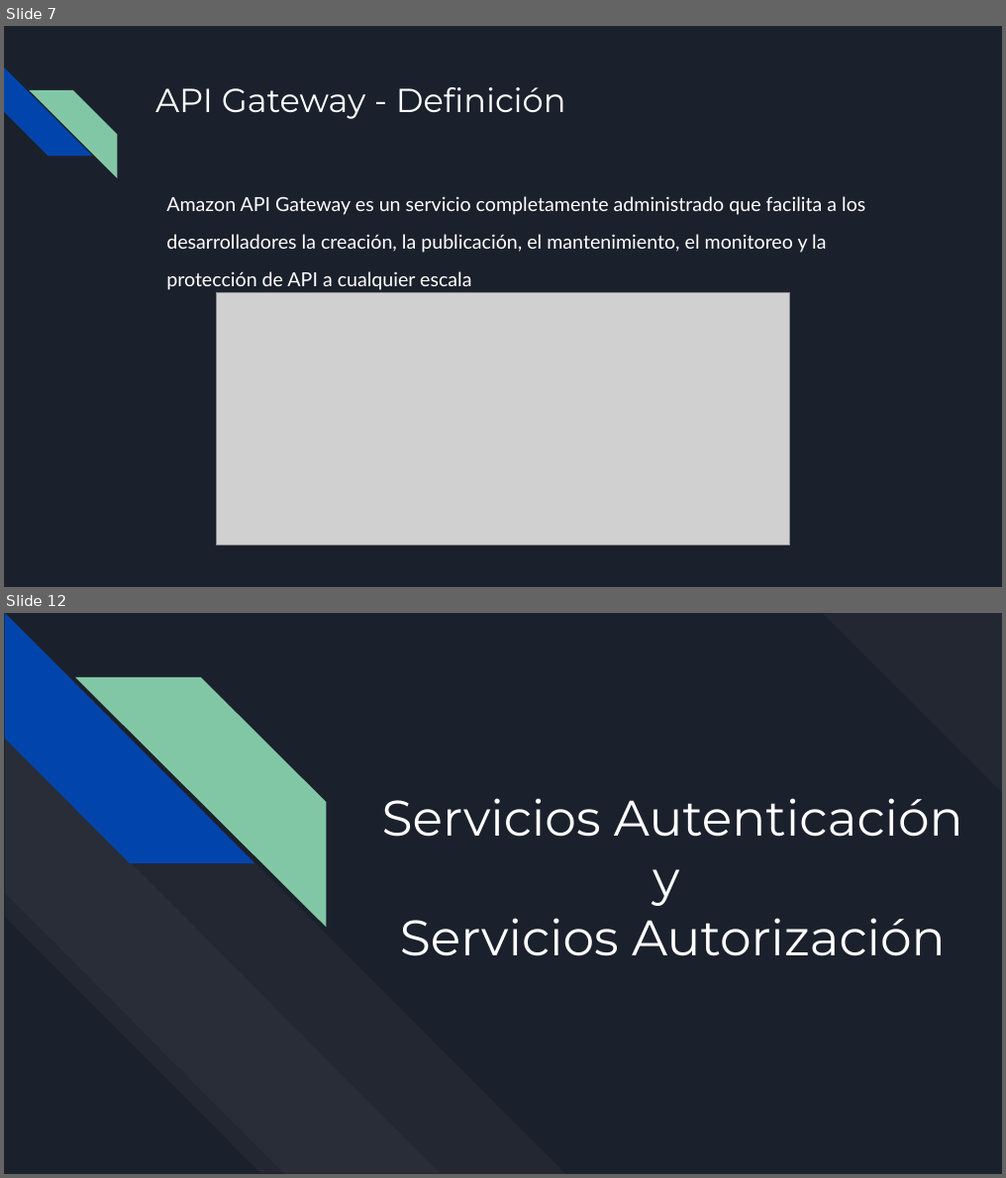
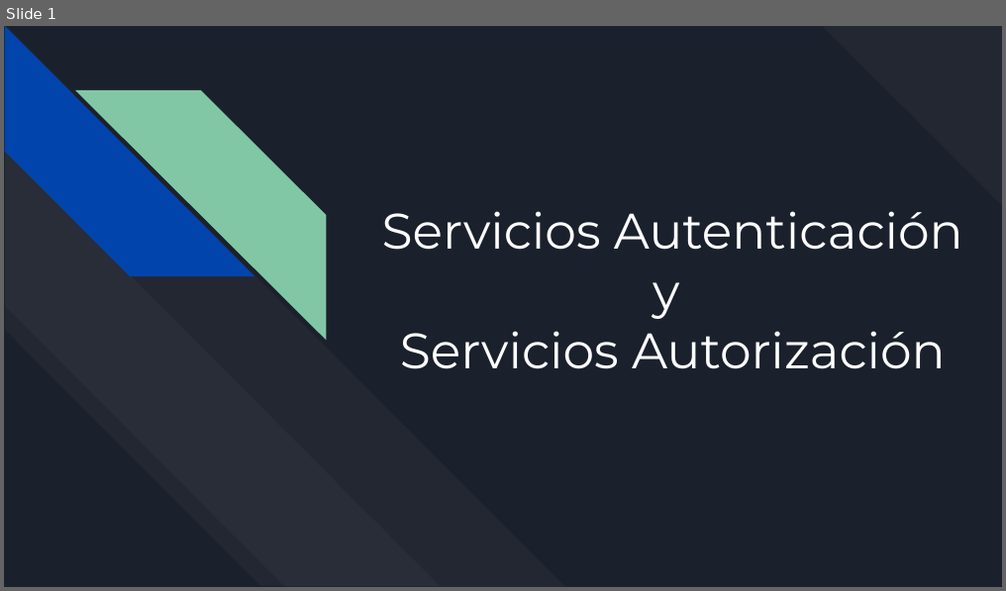
Before and after one commit to cordev-developer/aws-cognito, a slide deck: documentacion/CursoCognito.pptx. Shown one above the other, each under a label of ours: slides 7 and 12 before the commit, slide 1 after it; the slides between them are not shown. The pictures are 1006x1178 and 1006x591 pixels, drawn with LibreOffice and Linux fonts; fonts in the diff are those of the drawing; grey boxes stand for pictures. Boxes give left, top, right and bottom in pixels: in the first picture for what was removed or moved away, otherwise in the second. Text is boxed around its words. In the diff, an @@ line names an element or a change of style, - is before the commit and + after.

```diff
--- a/documentacion/CursoCognito.pptx
+++ b/documentacion/CursoCognito.pptx
@@ slide 7 removed at box(4, 26, 1002, 587), background #1B212C @@
@@ diag stripe removed at box(4, 68, 92, 156) @@
@@ diag stripe removed at box(29, 90, 117, 177) @@
@@ title removed at box(155, 87, 566, 119) @@
-API Gateway - Definición
@@ text removed at box(166, 196, 865, 290) @@
-Amazon API Gateway es un servicio completamente administrado que facilita a los desarrolladores la creación, la publicación, el mantenimiento, el monitoreo y la protección de API a cualquier escala
@@ picture removed at box(217, 293, 789, 546) @@
@@ what was slide 12 is now slide 1 @@
```
Also in this commit, not shown: 1 slide changed, 10 other slides removed, 17 other files.
